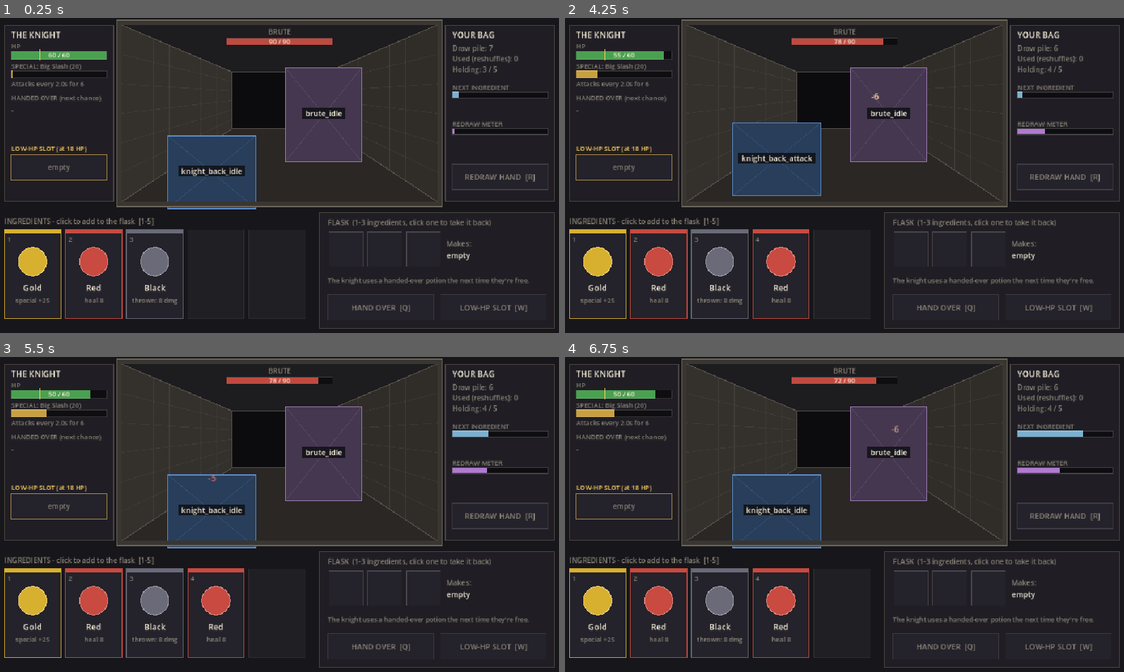
Above: before the commit, frames 1-4 (two rows, left to right).
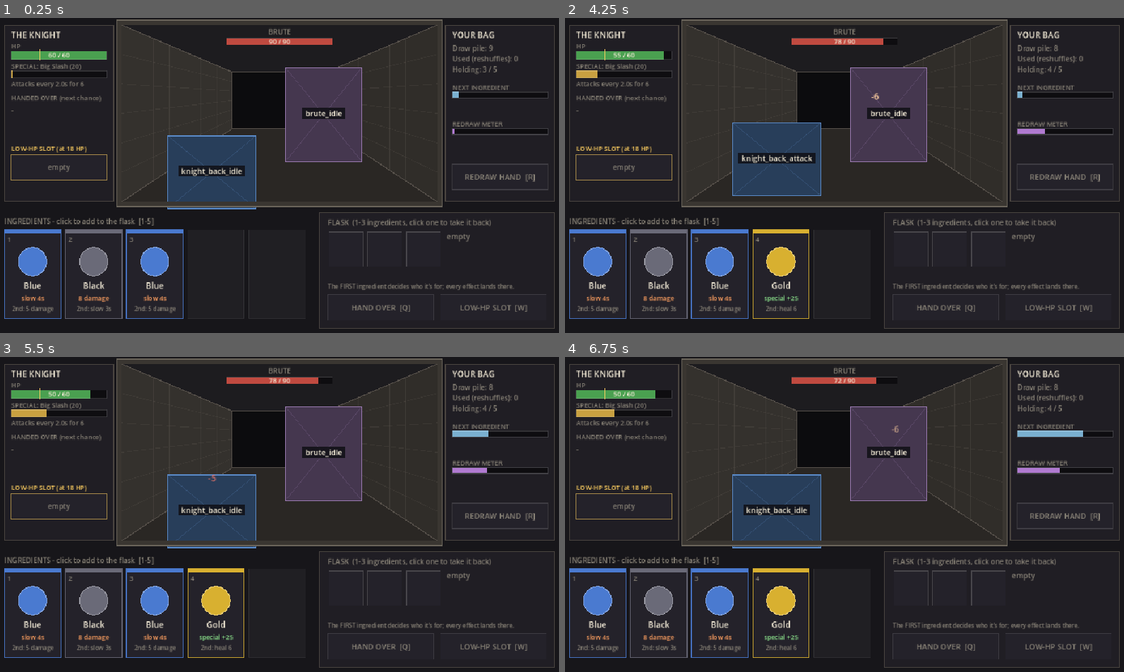
Above: after the commit, the same moments.

Repository: Martin-Hourigan/Squire-alchemist
Game: Godot game, scene res://scenes/main.tscn
The game is run twice, just before and just after one commit, with the same random seed, the same clock (stepped at 60 frames per second) and the same inputs.
Inputs (mouse positions are in pixels of both pictures, inside the frame that each line leads up to):
- Up to frame 1 (0.25 s): no input
- Up to frame 2 (4.25 s): tap Enter at 0.5, 2.1 s; move the mouse to (967, 159) at 0.52 s; hold W 0.53-1.25 s; tap R at 0.6, 2.3, 3.8 s; click (967, 159) at 0.67 s; tap Space at 0.77, 3.77 s; drag from (732, 191) to (816, 241) at 1.27 s; move the mouse to (900, 106) at 2.02 s; hold W 2.03-2.75 s; drag from (816, 241) to (676, 128) at 2.77 s; move the mouse to (1012, 225) at 3.52 s; tap 9 at 3.6 s
- Up to frame 3 (5.5 s): drag from (111, 467) to (195, 435) at 4.27 s; move the mouse to (307, 514) at 5.02 s; tap Backspace at 5.1 s; click (307, 514) at 5.17 s; tap R at 5.3 s
- Up to frame 4 (6.75 s): tap Space at 5.75 s; drag from (760, 435) to (732, 530) at 5.77 s; move the mouse to (967, 498) at 6.52 s; hold W from 6.53 s (still down); tap R at 6.6 s

The runs differ from the first frame. In frame 1, 3.3% of the frame differs, in the area x 0-95%, y 8-96%; in frame 2, 4.1%; in frame 3, 4.1%; in frame 4, 4.1%.

Commit message:
Two effects per ingredient: main always, second needs a different matching ingredient; first effect picks the target

Diff:
--- a/data/fight.json
+++ b/data/fight.json
@@ -26,12 +26,22 @@
 		"big_dmg": 14,
 		"big_windup": 1.5
 	},
+	"effects": {
+		"_note": "side = who the potion goes to when this effect is FIRST in the flask (hero = handed over and drunk, enemy = thrown). Every effect then lands on that target.",
+		"heal": {"name": "Heal", "side": "hero", "fmt": "heal %d"},
+		"power": {"name": "Power", "side": "hero", "fmt": "special +%d"},
+		"damage": {"name": "Damage", "side": "enemy", "fmt": "%d damage"},
+		"slow": {"name": "Slow", "side": "enemy", "fmt": "slow %ds"}
+	},
+	"slow_factor": 0.5,
 	"ingredients": {
-		"red": {"name": "Red", "effect": "heal", "amount": 8, "col": "#c84a40"},
-		"black": {"name": "Black", "effect": "damage", "amount": 8, "col": "#6a6a78"},
-		"gold": {"name": "Gold", "effect": "power", "amount": 25, "col": "#d8b030"}
+		"_note": "main always counts (and stacks with copies); second only counts if a DIFFERENT ingredient in the flask has the same effect.",
+		"red": {"name": "Red", "col": "#c84a40", "main": ["heal", 8], "second": ["power", 15]},
+		"gold": {"name": "Gold", "col": "#d8b030", "main": ["power", 25], "second": ["heal", 6]},
+		"black": {"name": "Black", "col": "#6a6a78", "main": ["damage", 8], "second": ["slow", 3]},
+		"blue": {"name": "Blue", "col": "#4a7ad0", "main": ["slow", 4], "second": ["damage", 5]}
 	},
-	"bag": ["red", "red", "red", "red", "black", "black", "black", "gold", "gold", "gold"],
+	"bag": ["red", "red", "red", "gold", "gold", "gold", "black", "black", "black", "blue", "blue", "blue"],
 	"hand_cap": 5,
 	"start_hand": 3,
 	"trickle_every": 4.0,
--- a/project.godot
+++ b/project.godot
@@ -1,4 +1,10 @@
 ; Engine configuration file.
+; It's best edited using the editor UI and not directly,
+; since the parameters that go here are not all obvious.
+;
+; Format:
+;   [section] ; section goes between []
+;   param=value ; assign values to parameters
 
 config_version=5
 
@@ -22,6 +28,10 @@
 window/stretch/mode="canvas_items"
 window/stretch/aspect="expand"
 
+[dotnet]
+
+project/assembly_name="Squire (alchemist)"
+
 [rendering]
 
 renderer/rendering_method="gl_compatibility"
--- a/scripts/fight.gd
+++ b/scripts/fight.gd
@@ -5,6 +5,11 @@
 ## when its power is full. You, the alchemist, hold ingredients drawn from your
 ## bag, put 1-3 in the flask and either HAND IT OVER (the hero uses it the next
 ## time they're free) or put it in the LOW-HP SLOT (used when HP drops low).
+## Each ingredient has a MAIN effect (always counts, stacks with copies) and a
+## SECOND effect (only counts if a different ingredient in the flask has the
+## same effect). The FIRST effect in the flask decides the target: hero-side
+## effects mean the hero drinks it, enemy-side ones mean they throw it - and
+## every effect lands on that target, so a bad mix can heal the enemy.
 ## Ingredients trickle in one at a time; a slowly filling meter lets you press
 ## REDRAW to swap your whole hand. Used ingredients reshuffle back into the bag.
 ## All numbers come from data/fight.json and are placeholders.
@@ -34,11 +39,11 @@
 	d = data
 	rng.seed = seed_value
 	var h: Dictionary = d["hero"]
-	hero = {"hp": float(h["hp"]), "max": float(h["hp"]), "power": 0.0,
+	hero = {"hp": float(h["hp"]), "max": float(h["hp"]), "power": 0.0, "slow": 0.0,
 		"cd": float(h["attack_every"]), "busy": 0.0, "frame": "idle", "frame_t": 0.0}
 	var e: Dictionary = d["enemy"]
 	enemy = {"hp": float(e["hp"]), "max": float(e["hp"]), "cd": float(e["attack_every"]),
-		"count": 0, "winding": false, "wind_t": 0.0, "frame": "idle", "frame_t": 0.0}
+		"count": 0, "slow": 0.0, "winding": false, "wind_t": 0.0, "frame": "idle", "frame_t": 0.0}
 	draw_pile = d["bag"].duplicate()
 	_shuffle(draw_pile)
 	for i in int(d["start_hand"]):
@@ -108,18 +113,45 @@
 	return true
 
 
-## What the flask would make right now: {heal, damage, power}.
+const EFFECTS := ["heal", "power", "damage", "slow"]
+
+
+## What the flask would make right now: {target: "hero"/"enemy"/"", fx:
+## {effect: amount}, second_on: [bool per flask ingredient]}.
 func flask_effects(ids: Array = flask) -> Dictionary:
-	var fx := {"heal": 0.0, "damage": 0.0, "power": 0.0}
-	for id in ids:
-		var ing: Dictionary = d["ingredients"][id]
-		fx[ing["effect"]] += float(ing["amount"])
-	return fx
+	var fx := {}
+	for e in EFFECTS:
+		fx[e] = 0.0
+	var second_on: Array = []
+	for i in ids.size():
+		var ing: Dictionary = d["ingredients"][ids[i]]
+		fx[ing["main"][0]] += float(ing["main"][1])
+		var on := _second_matches(ids, i)
+		second_on.append(on)
+		if on:
+			fx[ing["second"][0]] += float(ing["second"][1])
+	var target := ""
+	if not ids.is_empty():
+		target = String(d["effects"][d["ingredients"][ids[0]]["main"][0]]["side"])
+	return {"target": target, "fx": fx, "second_on": second_on}
+
+
+## Does another, different ingredient in the flask share ids[i]'s second effect?
+func _second_matches(ids: Array, i: int) -> bool:
+	var want: String = d["ingredients"][ids[i]]["second"][0]
+	for j in ids.size():
+		if ids[j] == ids[i]:
+			continue
+		var other: Dictionary = d["ingredients"][ids[j]]
+		if other["main"][0] == want or other["second"][0] == want:
+			return true
+	return false
 
 
 func _brew() -> Dictionary:
 	var p := flask_effects()
 	p["ings"] = flask.duplicate()
+	p["second_on"] = p["second_on"].duplicate()
 	discard.append_array(flask)
 	flask.clear()
 	return p
@@ -153,7 +185,7 @@
 	var sp: Dictionary = d["special_power"]
 	hero["power"] = minf(float(sp["max"]), hero["power"] + float(sp["per_second"]) * dt)
 	hero["busy"] -= dt
-	hero["cd"] -= dt
+	hero["cd"] -= dt * _speed(hero, dt)
 	if hero["busy"] > 0.0:
 		return
 	if _check_low_slot():
@@ -182,26 +214,49 @@
 	return false
 
 
-## The hero drinks (or, for a pure damage potion, throws) a potion.
+## The hero uses a potion: drinks it if its target is the hero, throws it if
+## it's the enemy. Every effect lands on that target.
 func _use(p: Dictionary, from: String = "") -> void:
 	hero["busy"] = float(d["hero"]["drink_time"])
-	var verb := "drinks"
-	if p["heal"] == 0.0 and p["power"] == 0.0:
-		verb = "throws"
-	events.append({"kind": "use", "text": verb + (" (" + from + ")" if from != "" else "")})
-	if p["heal"] > 0.0:
-		var before: float = hero["hp"]
-		hero["hp"] = minf(hero["max"], hero["hp"] + p["heal"])
-		events.append({"kind": "heal", "amount": hero["hp"] - before, "wasted": p["heal"] - (hero["hp"] - before)})
-	if p["power"] > 0.0:
-		hero["power"] = minf(float(d["special_power"]["max"]), hero["power"] + p["power"])
-		events.append({"kind": "power", "amount": p["power"]})
-	if p["damage"] > 0.0:
-		_hurt_enemy(p["damage"], "")
+	var on_hero: bool = p["target"] == "hero"
+	var verb := "throws it"
+	if on_hero:
+		verb = "drinks"
+	events.append({"kind": "use", "text": verb + (" (" + from + ")" if from != "" else ""), "on": p["target"]})
+	var who: Dictionary = enemy
+	if on_hero:
+		who = hero
+	var fx: Dictionary = p["fx"]
+	if fx["heal"] > 0.0:
+		var before: float = who["hp"]
+		who["hp"] = minf(who["max"], who["hp"] + fx["heal"])
+		events.append({"kind": "heal", "on": p["target"], "amount": who["hp"] - before, "wasted": fx["heal"] - (who["hp"] - before)})
+	if fx["power"] > 0.0:
+		if on_hero:
+			hero["power"] = minf(float(d["special_power"]["max"]), hero["power"] + fx["power"])
+		# PLACEHOLDER: the enemy has no special, so power thrown at it does nothing
+		events.append({"kind": "power", "on": p["target"], "amount": fx["power"]})
+	if fx["slow"] > 0.0:
+		who["slow"] += fx["slow"]
+		events.append({"kind": "slow", "on": p["target"], "amount": fx["slow"]})
+	if fx["damage"] > 0.0:
+		if on_hero:
+			_hurt_hero(fx["damage"], "own potion", false)
+		else:
+			_hurt_enemy(fx["damage"], "")
+
+
+## Time multiplier for a slowed actor (slow counts down in real time).
+func _speed(a: Dictionary, dt: float) -> float:
+	if a["slow"] <= 0.0:
+		return 1.0
+	a["slow"] = maxf(0.0, a["slow"] - dt)
+	return float(d["slow_factor"])
 
 
 func _enemy_step(dt: float) -> void:
 	var e: Dictionary = d["enemy"]
+	dt *= _speed(enemy, dt)
 	if enemy["winding"]:
 		enemy["wind_t"] -= dt
 		if enemy["wind_t"] <= 0.0:
@@ -227,8 +282,9 @@
 		outcome = "won"
 
 
-func _hurt_hero(n: float, label: String) -> void:
-	_frame(enemy, "attack")
+func _hurt_hero(n: float, label: String, by_enemy: bool = true) -> void:
+	if by_enemy:
+		_frame(enemy, "attack")
 	hero["hp"] = maxf(0.0, hero["hp"] - n)
 	var sp: Dictionary = d["special_power"]
 	hero["power"] = minf(float(sp["max"]), hero["power"] + n * float(sp["per_hp_lost"]))
--- a/scripts/fight_view.gd
+++ b/scripts/fight_view.gd
@@ -75,13 +75,24 @@
 			var txt3 := "+%d HP" % int(ev["amount"])
 			if ev["wasted"] > 0.0:
 				txt3 += "  (%d wasted)" % int(ev["wasted"])
-			_float(txt3, hero_at + Vector2(0, -18), Color("#8ae08a"))
+			_float(txt3, _side_at(ev["on"]) + Vector2(0, -18), Color("#8ae08a"))
 		"power":
-			_float("+%d power" % int(ev["amount"]), hero_at + Vector2(0, -36), GOLD)
+			var txt4 := "+%d power" % int(ev["amount"])
+			if ev["on"] == "enemy":
+				txt4 = "power: no effect"
+			_float(txt4, _side_at(ev["on"]) + Vector2(0, -36), GOLD)
+		"slow":
+			_float("slowed %ds" % int(ev["amount"]), _side_at(ev["on"]) + Vector2(0, -54), Color("#7aa8ff"))
 		"use":
 			_float("the knight " + ev["text"], hero_at + Vector2(0, 20), INK)
 		"windup":
 			_float(ev["text"] + "!", enemy_at + Vector2(0, -30), Color("#ff9a50"))
+
+
+func _side_at(side: String) -> Vector2:
+	if side == "enemy":
+		return _enemy_rect().get_center()
+	return _hero_rect().get_center() + Vector2(0, -40)
 
 
 func _float(text: String, pos: Vector2, col: Color) -> void:
@@ -312,18 +323,26 @@
 	for id in pot["ings"]:
 		draw_circle(Vector2(cx, p.y + 7), 6, Color(data["ingredients"][id]["col"]))
 		cx += 14
-	_text(Vector2(p.x + 50, p.y + 12), _fx_text(pot), 11, INK)
-
-
+	_text(Vector2(p.x + 46, p.y + 12), _fx_text(pot["fx"]), 10, _side_col(pot["target"]))
+
+
+## "heal 14, special +40" from {effect: amount}.
 func _fx_text(fx: Dictionary) -> String:
 	var parts: Array = []
-	if fx["heal"] > 0.0:
-		parts.append("heal %d" % int(fx["heal"]))
-	if fx["damage"] > 0.0:
-		parts.append("hurt %d" % int(fx["damage"]))
-	if fx["power"] > 0.0:
-		parts.append("power +%d" % int(fx["power"]))
+	for e in Fight.EFFECTS:
+		if fx[e] > 0.0:
+			parts.append(_fx_one(e, fx[e]))
 	return ", ".join(parts)
+
+
+func _fx_one(e: String, amount: float) -> String:
+	return String(data["effects"][e]["fmt"]) % int(amount)
+
+
+func _side_col(side: String) -> Color:
+	if side == "enemy":
+		return Color("#ffa060")
+	return Color("#8ae08a")
 
 
 func _draw_right() -> void:
@@ -365,24 +384,15 @@
 		draw_rect(Rect2(r.position, Vector2(r.size.x, 6)), col)
 		draw_circle(r.position + Vector2(r.size.x * 0.5, 54), 24, col)
 		draw_arc(r.position + Vector2(r.size.x * 0.5, 54), 24, 0, TAU, 32, col.lightened(0.3), 1.5)
-		_text_c(r.position + Vector2(r.size.x * 0.5, 104), ing["name"], 14, INK)
-		_text_c(r.position + Vector2(r.size.x * 0.5, 124), _effect_text(ing), 11, DIM)
+		_text_c(r.position + Vector2(r.size.x * 0.5, 100), ing["name"], 14, INK)
+		_text_c(r.position + Vector2(r.size.x * 0.5, 120), _fx_one(ing["main"][0], ing["main"][1]), 11,
+			_side_col(data["effects"][ing["main"][0]]["side"]))
+		_text_c(r.position + Vector2(r.size.x * 0.5, 138), "2nd: " + _fx_one(ing["second"][0], ing["second"][1]), 10, DIM)
 		var dim := not fight.can_add(i)
 		draw_rect(r, Color(col, 0.35 if dim else 0.9), false, 1.5)
 		if dim:
 			draw_rect(r, Color(0, 0, 0, 0.35))
 		_text(r.position + Vector2(5, 20), str(i + 1), 11, DIM)
-
-
-func _effect_text(ing: Dictionary) -> String:
-	match String(ing["effect"]):
-		"heal":
-			return "heal %d" % int(ing["amount"])
-		"damage":
-			return "thrown: %d dmg" % int(ing["amount"])
-		"power":
-			return "special +%d" % int(ing["amount"])
-	return ""
 
 
 func _draw_flask() -> void:
@@ -396,13 +406,30 @@
 		if i < fight.flask.size():
 			var col := Color(data["ingredients"][fight.flask[i]]["col"])
 			draw_circle(r.get_center(), 20, col)
-	var fx := fight.flask_effects()
-	var tx := _fx_text(fx)
-	if tx == "":
-		tx = "empty"
-	_text(FLASK.position + Vector2(216, 58), "Makes:", 12, DIM)
-	_text(FLASK.position + Vector2(216, 78), tx, 13, INK)
-	_text(FLASK.position + Vector2(14, 120), "The knight uses a handed-over potion the next time they're free.", 11, DIM)
+	var brew := fight.flask_effects()
+	# second effects under each slot: lit when another ingredient matches
+	for i in fight.flask.size():
+		var ing: Dictionary = data["ingredients"][fight.flask[i]]
+		var on: bool = brew["second_on"][i]
+		var lbl := "2nd off"
+		if on:
+			lbl = "2nd ON"
+		_text_c(_flask_slot(i).get_center() + Vector2(0, 44), lbl, 10, Color("#8ae08a") if on else DIM)
+	var x := FLASK.position.x + 216
+	var y := FLASK.position.y + 46
+	if brew["target"] == "":
+		_text(Vector2(x, y), "empty", 13, DIM)
+	else:
+		var who := "drinks it  (the knight)"
+		if brew["target"] == "enemy":
+			who = "throws it  (at the brute)"
+		_text(Vector2(x, y), "-> " + who, 12, _side_col(brew["target"]))
+		y += 20
+		for e in Fight.EFFECTS:
+			if brew["fx"][e] > 0.0:
+				_text(Vector2(x, y), _fx_one(e, brew["fx"][e]), 13, INK)
+				y += 17
+	_text(FLASK.position + Vector2(14, 130), "The FIRST ingredient decides who it's for; every effect lands there.", 10, DIM)
 	_button(_btn_hand_over(), "HAND OVER  [Q]", fight.flask_ready())
 	var slot_txt := "LOW-HP SLOT  [W]"
 	if fight.low_slot != null:
--- a/tests/sim_test.gd
+++ b/tests/sim_test.gd
@@ -1,10 +1,11 @@
 extends SceneTree
 ## Headless: runs the fight many times with simple squire bots.
 ##   godot --headless --path . --script res://tests/sim_test.gd
-## idle = never brews; dump = hands over every ingredient the moment it
-## arrives; simple = keeps a full flask of reds in the low-HP slot, hands over
-## black/gold straight away and reds when the hero is below 60%, redraws when
-## it can.
+## idle = never brews; single = hands over every ingredient alone the moment
+## it arrives; mix = throws whatever it holds into one flask (random order) -
+## shows what careless mixing costs; paired = brews matching pairs (red+gold
+## for the knight, black+blue at the brute), keeps red+gold+red in the low-HP
+## slot, redraws when it can.
 
 const RUNS := 300
 const DT := 0.05
@@ -13,7 +14,7 @@
 func _init() -> void:
 	var data := Fight.load_data()
 	var errors := 0
-	for bot in ["idle", "dump", "simple"]:
+	for bot in ["idle", "single", "mix", "paired"]:
 		var won := 0
 		var hp_left := 0.0
 		var secs := 0.0
@@ -39,28 +40,38 @@
 func _bot(f: Fight, bot: String) -> void:
 	if bot == "idle":
 		return
-	if bot == "dump":
+	if bot == "single":
 		while not f.hand.is_empty():
 			f.add_to_flask(0)
 			f.hand_over()
 		return
-	if f.redraw_ready():
+	if bot == "mix":
+		if f.hand.size() >= 3:
+			f.hand.shuffle()
+			while f.add_to_flask(0):
+				pass
+			f.hand_over()
+		return
+	if f.redraw_ready() and f.hand.size() >= 3:
 		f.redraw()
-	# black and gold go straight over, one per flask
-	for id in ["black", "gold"]:
-		var i := f.hand.find(id)
-		if i >= 0 and f.flask.is_empty():
-			f.add_to_flask(i)
-			f.hand_over()
-	# a full flask of reds sits in the low-HP slot
-	if f.low_slot == null:
-		while f.hand.has("red") and f.flask.size() < int(f.d["flask_max"]):
-			f.add_to_flask(f.hand.find("red"))
-		if f.flask.size() >= int(f.d["flask_max"]):
-			f.to_low_slot()
-		else:
-			while not f.flask.is_empty():
-				f.take_from_flask(0)
-	elif f.hero["hp"] < f.hero["max"] * 0.6 and f.hand.has("red") and f.flask.is_empty():
-		f.add_to_flask(f.hand.find("red"))
+	if f.low_slot == null and _brew(f, ["red", "gold", "red"]):
+		f.to_low_slot()
+	if _brew(f, ["black", "blue"]):
 		f.hand_over()
+	if f.hero["hp"] < f.hero["max"] * 0.75 and _brew(f, ["red", "gold"]):
+		f.hand_over()
+
+
+## Put exactly these ingredients in the flask (in order) if the hand has them.
+func _brew(f: Fight, ids: Array) -> bool:
+	if not f.flask.is_empty():
+		return false
+	var need := {}
+	for id in ids:
+		need[id] = int(need.get(id, 0)) + 1
+	for id in need:
+		if f.hand.count(id) < need[id]:
+			return false
+	for id in ids:
+		f.add_to_flask(f.hand.find(id))
+	return true
